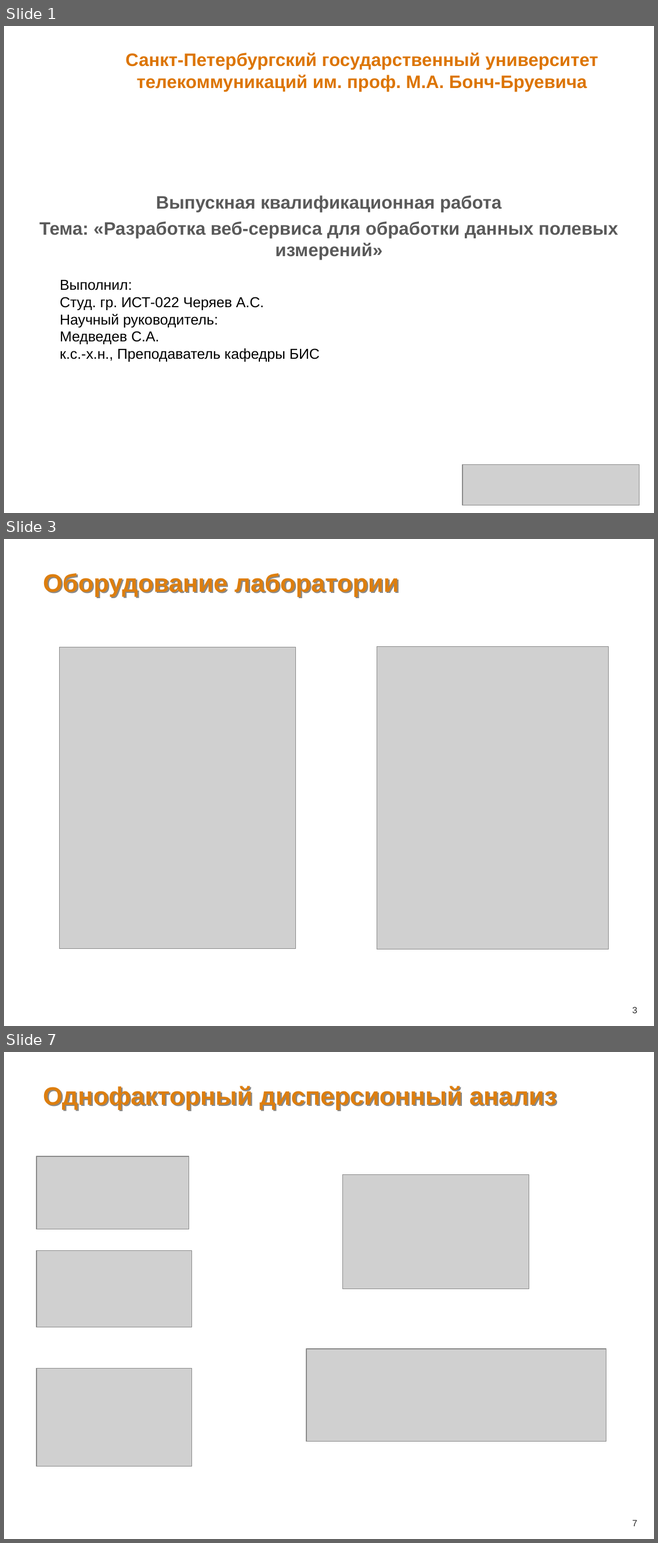
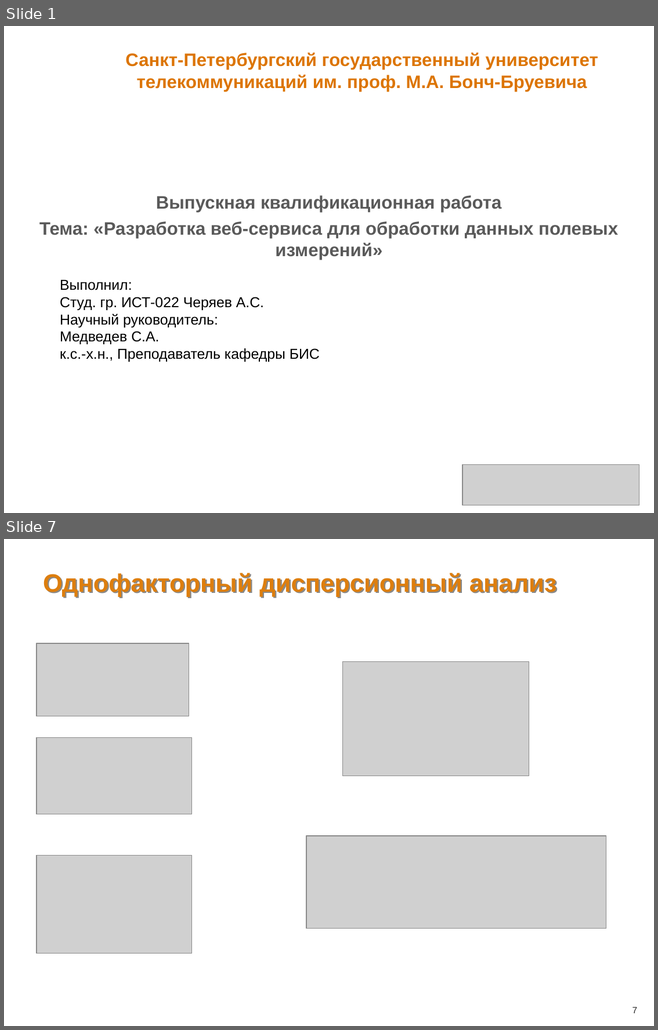
Before and after one commit to kradunches/ari-metiostation, a slide deck: doc/Презентация.ppt. Shown one above the other, each under a label of ours: slides 1, 3 and 7 before the commit, slides 1 and 7 after it; the slides between them are not shown. The pictures are 658x1543 and 658x1030 pixels, drawn with LibreOffice and Linux fonts; fonts in the diff are those of the drawing; grey boxes stand for pictures; background and template pictures are left out. Boxes give left, top, right and bottom in pixels: in the first picture for what was removed or moved away, otherwise in the second. Text is boxed around its words. In the diff, an @@ line names an element or a change of style, - is before the commit and + after.

```diff
--- a/doc/Презентация.ppt
+++ b/doc/Презентация.ppt
@@ slide 3 removed at (x1=4, y1=539, x2=654, y2=1026), background picture (left out) @@
@@ title removed at (x1=43, y1=573, x2=398, y2=597) @@
-Оборудование лаборатории
@@ picture removed at (x1=59, y1=647, x2=295, y2=949) @@
@@ picture removed at (x1=377, y1=646, x2=608, y2=949) @@
@@ page number removed at (x1=632, y1=1007, x2=637, y2=1013) @@
-3
```
Also in this commit, not shown: 5 slides changed, 4 slides added, 2 other slides removed, 3 other files.
